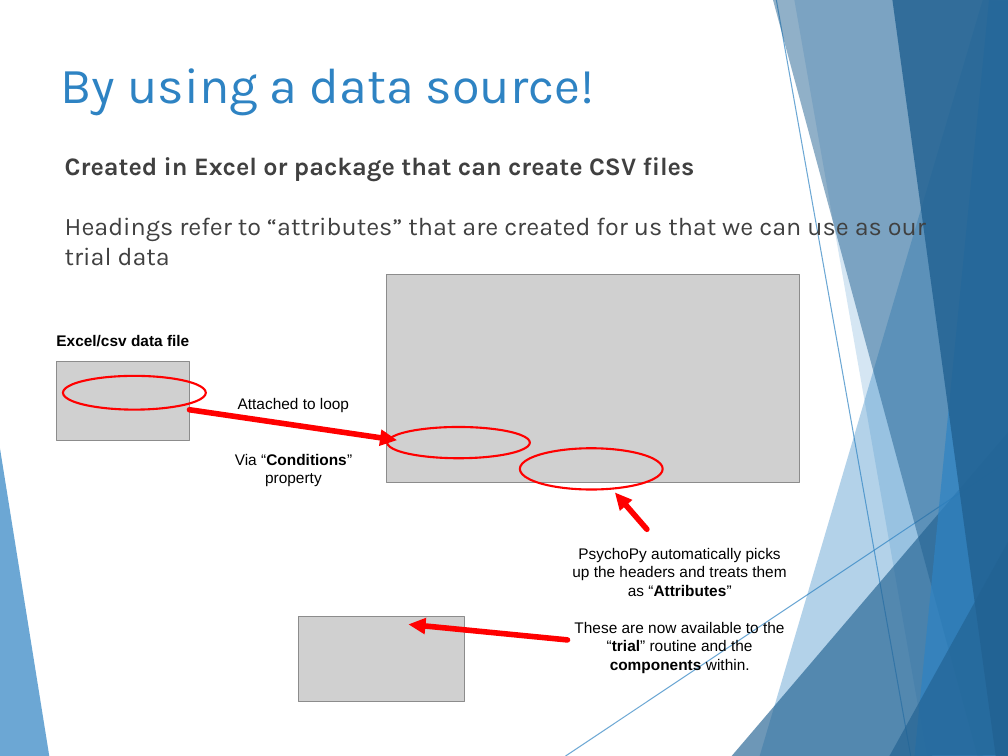
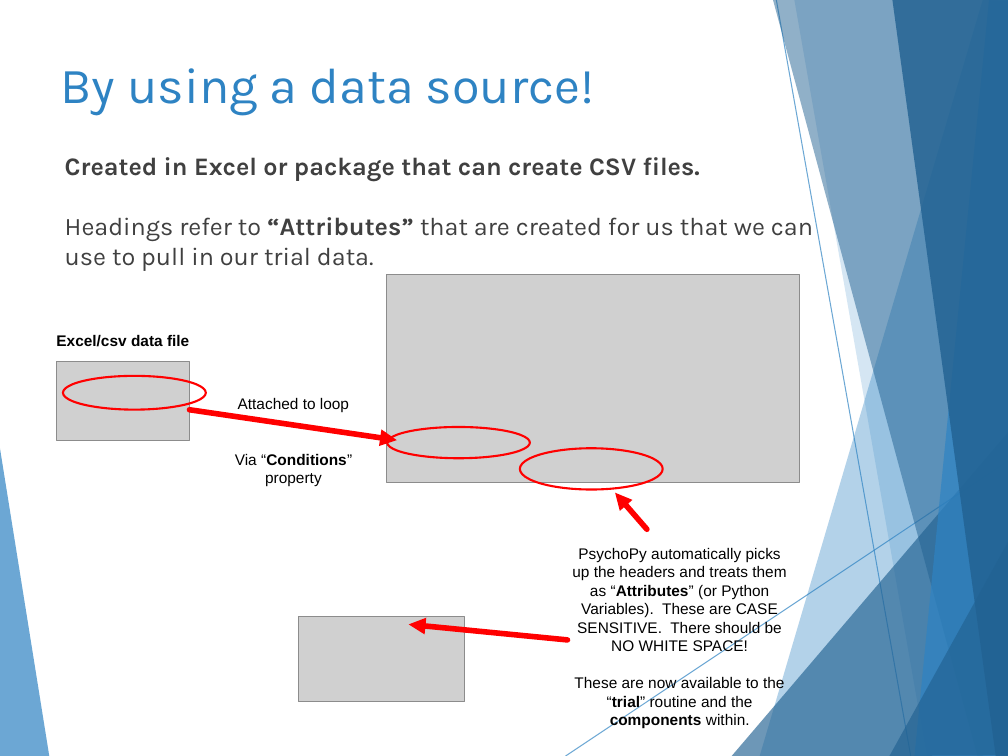
Before and after one commit to hlmpsy/psychopy_training, a slide deck: slide 17 of PsychoPy-Part1/PsychoPy-part1.pptx (slide 16 before the commit). Drawn at 1008x756 pixels with LibreOffice and Linux fonts; fonts in the diff are those of the drawing; grey boxes stand for pictures. Boxes give left, top, right and bottom in pixels: in the first picture for what was removed or moved away, otherwise in the second. Text is boxed around its words. In the diff, an @@ line names an element or a change of style, - is before the commit and + after.

```diff
--- a/PsychoPy-Part1/PsychoPy-part1.pptx
+++ b/PsychoPy-Part1/PsychoPy-part1.pptx
@@ text at bbox=[65, 157, 813, 271]: text changed @@
-Created in Excel or package that can create CSV files
-Headings refer to “attributes” that are created for us that we can use as our trial data
+Created in Excel or package that can create CSV files.
+Headings refer to “Attributes” that are created for us that we can
+use to pull in our trial data.
@@ text at bbox=[572, 548, 786, 655]: text changed @@
-PsychoPy automatically picks up the headers and treats them as “Attributes”
+PsychoPy automatically picks up the headers and treats them as “Attributes” (or Python Variables). These are CASE SENSITIVE. There should be NO WHITE SPACE!
```
Also in this commit, not shown: 13 other slides changed, 1 slide added, 54 other files.
